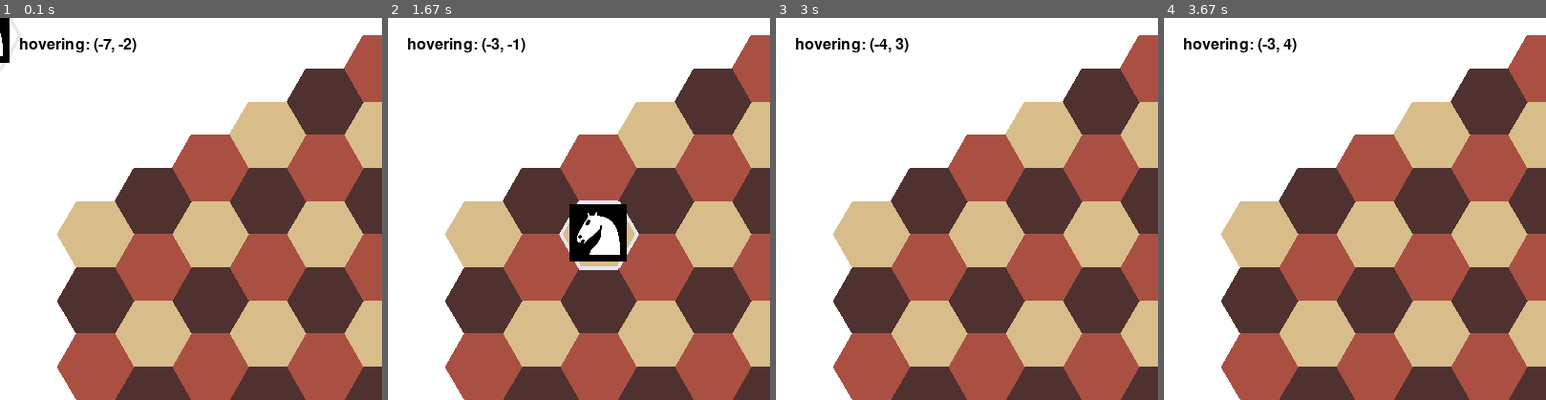
Above: before the commit, frames 1-4 (left to right).
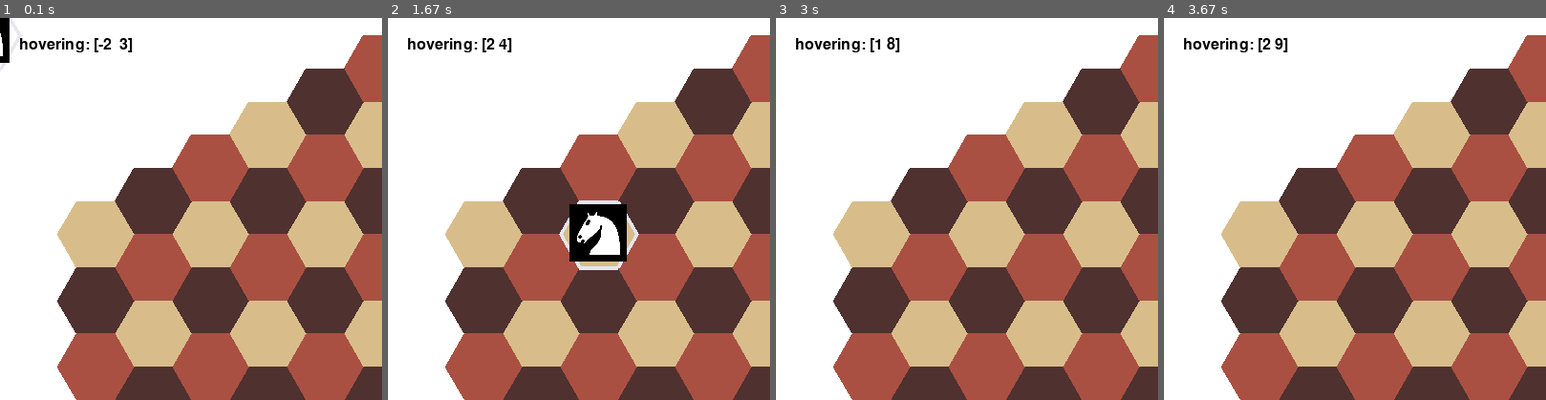
Above: after the commit, the same moments.

Repository: stefan-png/hackedbeta22
Game: pygame game, started from pygametest.py
Same seed, same stepped clock (60 frames per second), same inputs: the game is played once before the commit and once after it.
Inputs (mouse positions are % of the whole screen's width and height, from its top left):
- Up to frame 1 (0.1 s): no input
- Up to frame 2 (1.67 s): click (82, 47) at 0.38 s; click (60, 72) at 0.72 s; click (87, 85) at 1.05 s; click (26, 30) at 1.38 s
- Up to frame 3 (3 s): click (50, 62) at 1.72 s; click (36, 29) at 2.05 s; click (85, 76) at 2.38 s; click (18, 60) at 2.72 s
- Up to frame 4 (3.67 s): click (21, 31) at 3.05 s; click (26, 68) at 3.38 s
The pictures show only the part of the screen within x 0-50%, y 0-50%; the shares and areas given below are measured in that part.

The runs differ from the first frame. In frame 1, 0.2% of the frame differs, in the area x 24-36%, y 5-9%; in frame 2, 0.2%; in frame 3, 0.2%; in frame 4, 0.2%, in the area x 24-35%, y 5-9%.

Commit message:
peter debug

Diff:
--- a/pygametest.py
+++ b/pygametest.py
@@ -40,7 +40,7 @@
         # if event.type == pygame.MOUSEBUTTONDOWN:
 
 
-    img = font.render("hovering: " + str(axialpos), True, (1,1,1))
+    img = font.render("hovering: " + str(numpy.add(axialpos, (5, 5))), True, (1,1,1))
     surface.blit(img, (20, 20))
 
 
